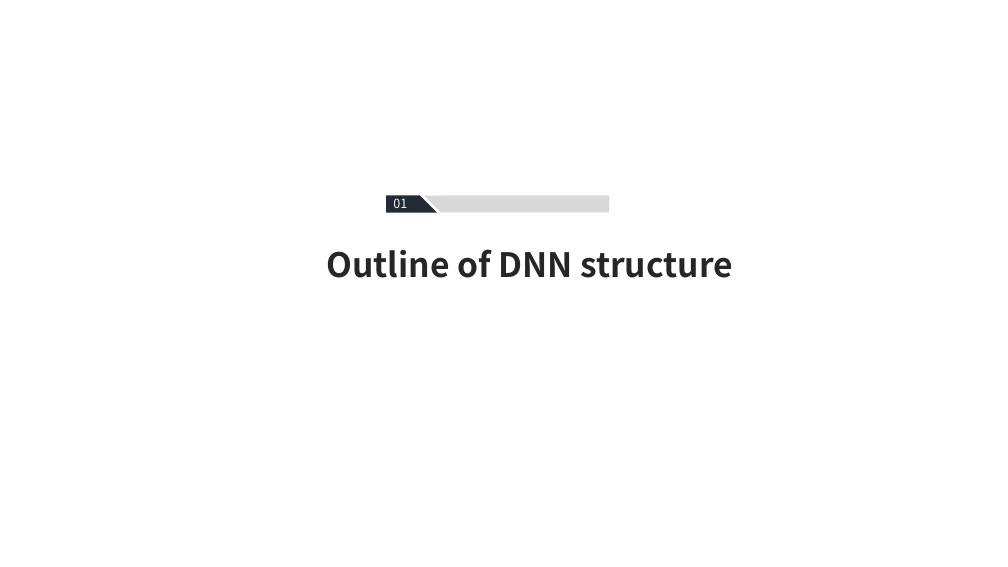
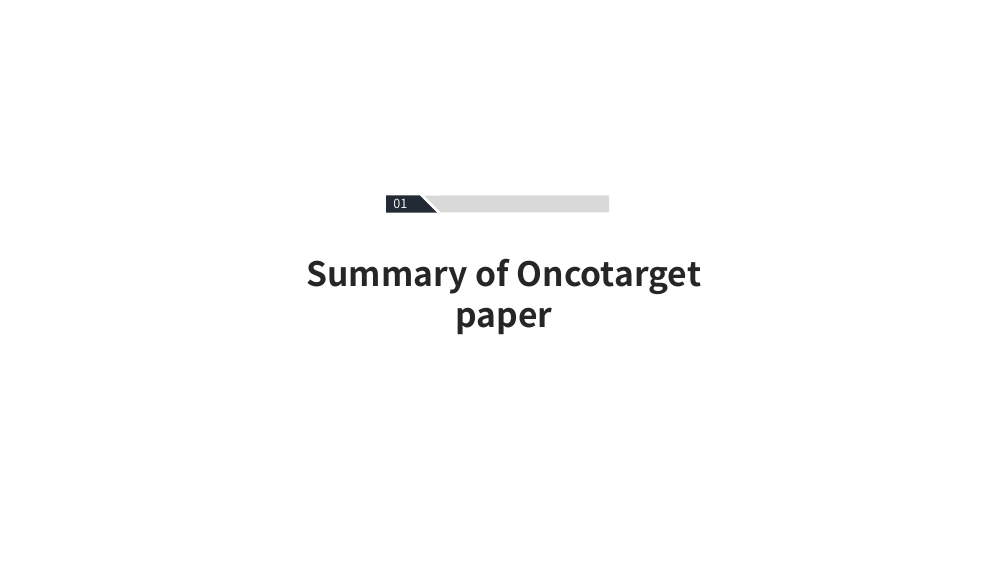
Before and after one commit to JaneeChoi/Biostatistics, a slide deck: slide 3 of MRM/Presentation Slides/MRM_DL_210819.pptx. Drawn at 1008x567 pixels with LibreOffice and Linux fonts; fonts in the diff are those of the drawing. Boxes give left, top, right and bottom in pixels: in the first picture for what was removed or moved away, otherwise in the second. Text is boxed around its words. In the diff, an @@ line names an element or a change of style, - is before the commit and + after.

```diff
--- a/MRM/Presentation Slides/MRM_DL_210819.pptx
+++ b/MRM/Presentation Slides/MRM_DL_210819.pptx
@@ text at (x1=307, y1=258, x2=702, y2=335): text changed @@
-Outline of DNN structure
+Summary of Oncotarget paper
```
Also in this commit, not shown: 9 other slides changed, 5 slides added, 12 slides removed, 7 other files.
